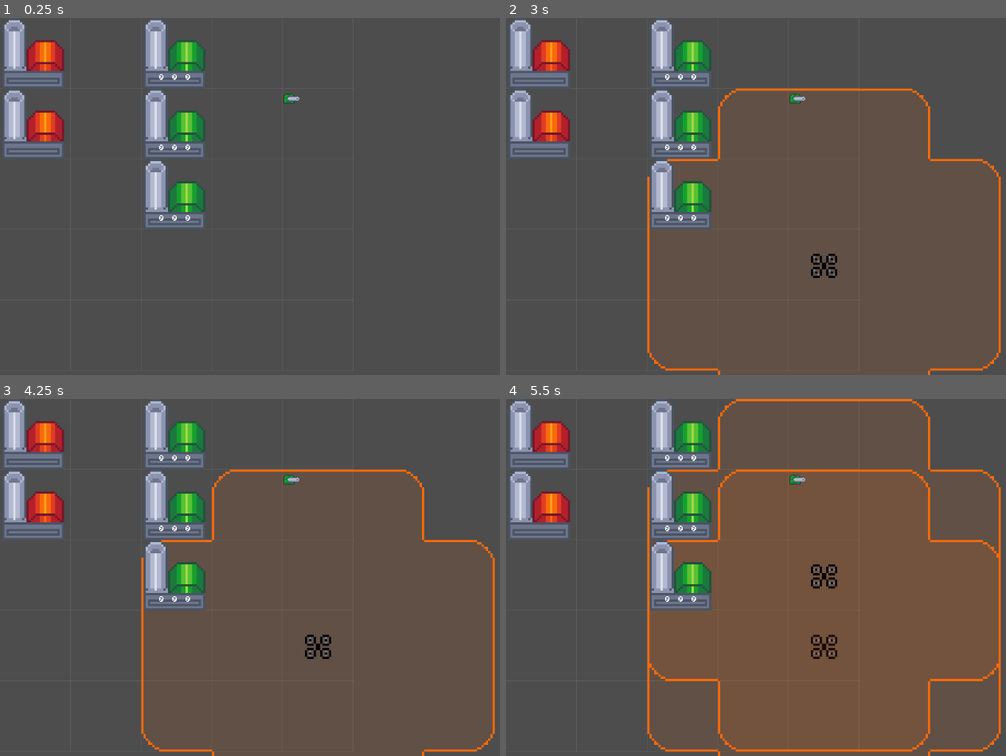
Above: before the commit, frames 1-4 (two rows, left to right).
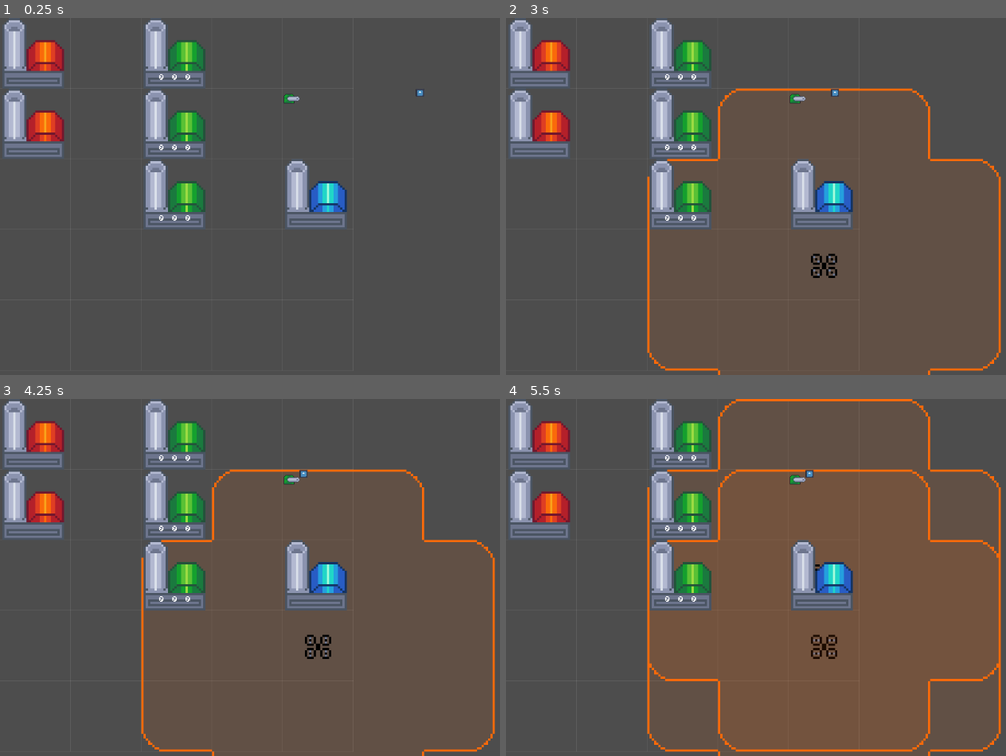
Above: after the commit, the same moments.

Repository: ZimtSnad/nauvis-enjoyers-bit-festival-2025
Game: Godot game, scene res://levels/level1.tscn
The game is run twice, just before and just after one commit, with the same random seed, the same clock (stepped at 60 frames per second) and the same inputs. This scene is started directly instead of the project's main scene. The engine's default icon, where the game draws it, is replaced by a stand-in: a white triangle on a blue panel in a dark square.
Inputs (mouse positions are in pixels of both pictures, inside the frame that each line leads up to):
- Up to frame 1 (0.25 s): no input
- Up to frame 2 (3 s): tap Enter at 0.5, 2 s; move the mouse to (966, 178) at 0.52 s; hold Right (ui_right) 0.53-1.28 s; click (966, 178) at 0.67 s; tap Space at 1.25, 2.75 s; move the mouse to (696, 214) at 1.27 s; hold Down (ui_down) 1.28-2.03 s; move the mouse to (886, 117) at 2.02 s; hold Right (ui_right) 2.03-2.78 s; move the mouse to (791, 267) at 2.77 s; hold Up (ui_up) from 2.78 s (still down); click (791, 267) at 2.92 s
- Up to frame 3 (4.25 s): move the mouse to (outside the picture) at 3.52 s; release Up (ui_up) at 3.53 s; hold Left (ui_left) from 3.53 s (still down)
- Up to frame 4 (5.5 s): tap Enter at 4.25 s; move the mouse to (631, 523) at 4.27 s; tap Space at 5 s; move the mouse to (856, 577) at 5.02 s; release Left (ui_left) at 5.03 s; hold Down (ui_down) from 5.03 s (still down); click (856, 577) at 5.17 s

The runs differ from the first frame. In frame 1, 1.6% of the frame differs, in the area x 57-85%, y 20-59%; in frame 2, 1.9%; in frame 3, 1.9%; in frame 4, 1.9%, in the area x 57-70%, y 19-60%.
Error before the commit: Parse Error: Identifier "AmmoStore" not declared in the current scope. (res://scripts/armatka.gd:52)

Commit message:
Fixed firing

Diff:
--- a/levels/level1.tscn
+++ b/levels/level1.tscn
@@ -6,6 +6,8 @@
 [ext_resource type="Script" uid="uid://chytpah4f07qp" path="res://scripts/GridDrawer.gd" id="4_xy4tn"]
 [ext_resource type="Script" uid="uid://g5vwv3yvhb5w" path="res://scripts/BeaconManager.gd" id="5_usj0q"]
 [ext_resource type="PackedScene" uid="uid://nukj5th3ij00" path="res://scenes/armatka.tscn" id="6_pdpul"]
+[ext_resource type="PackedScene" uid="uid://coqkswiy4vco4" path="res://scenes/ammo_crate.tscn" id="7_8hd6v"]
+[ext_resource type="PackedScene" uid="uid://cpks4hdyftaab" path="res://scenes/enemy.tscn" id="8_045es"]
 
 [node name="Node2D" type="Node2D"]
 
@@ -45,3 +47,11 @@
 
 [node name="Turret" parent="." instance=ExtResource("6_pdpul")]
 position = Vector2(512, 128)
+ammo_store_path = NodePath("../Ammo crate")
+
+[node name="Ammo crate" parent="." instance=ExtResource("7_8hd6v")]
+position = Vector2(512, 256)
+
+[node name="Enemy" parent="." instance=ExtResource("8_045es")]
+position = Vector2(768, 128)
+turret_path = NodePath("../Turret")
--- a/project.godot
+++ b/project.godot
@@ -15,6 +15,10 @@
 config/features=PackedStringArray("4.5", "GL Compatibility")
 config/icon="res://icon.svg"
 
+[autoload]
+
+AmmoStore="*res://scripts/ammo_store.gd"
+
 [global_group]
 
 enemies="Enemies xd"
--- a/scenes/ammo_crate.tscn
+++ b/scenes/ammo_crate.tscn
@@ -1,8 +1,10 @@
-[gd_scene load_steps=2 format=3 uid="uid://coqkswiy4vco4"]
+[gd_scene load_steps=3 format=3 uid="uid://coqkswiy4vco4"]
 
 [ext_resource type="Texture2D" uid="uid://cmja4fidlre8l" path="res://assets/sprites/factory3.png" id="1_pdg5y"]
+[ext_resource type="Script" uid="uid://ctfaxnf7e1y4n" path="res://scripts/ammo_store.gd" id="1_qq18h"]
 
 [node name="Ammo crate" type="Node2D"]
+script = ExtResource("1_qq18h")
 
 [node name="Sprite2D" type="Sprite2D" parent="."]
 position = Vector2(64, 64)
--- a/scenes/armatka.tscn
+++ b/scenes/armatka.tscn
@@ -4,8 +4,8 @@
 [ext_resource type="Texture2D" uid="uid://drd5fao185k1h" path="res://assets/sprites/dzialo.png" id="2_xxn75"]
 
 [sub_resource type="CapsuleShape2D" id="CapsuleShape2D_xxn75"]
-radius = 23.0
-height = 168.0
+radius = 18.0
+height = 220.0
 
 [node name="Turret" type="Node2D"]
 script = ExtResource("1_hls62")
--- a/scripts/armatka.gd
+++ b/scripts/armatka.gd
@@ -76,40 +76,3 @@
 		await timer.timeout
 
 	shooting = false
-
-
-
-
-	#var ammo_type := Ammo_store.choose_ammo_for_enemy(enemy.enemy_type, enemy.enemy_mod)
-	#
-	#if ammo_type == -1:
-		#print("Brak odpowiedniej amunicji na tego robaka!")
-		#return
-#
-	## próbujemy zużyć 1 sztukę ammo
-	#if not Ammo_store.try_consume(ammo_type, 1):
-		#print("Wybrana amunicja się skończyła (race condition)")
-		#return
-#
-	#print("Strzelam ammo:", ammo_type, " pozostało:", Ammo_store.get_amount(ammo_type))
-	#
-#
-	#while current_enemy != null and is_instance_valid(current_enemy):
-		## zadaj obrażenia:
-		##if not current_enemy.has_method("health"):
-			##print("bezpieczenstwo")
-			##break  # dla bezpieczeństwa
-#
-		#current_enemy.health -= damage
-		#print("fire, dmg:", damage, " enemy hp:", current_enemy.health)
-#
-		#if current_enemy.health <= 0:
-			#current_enemy.queue_free()
-			#current_enemy = null
-			#break
-#
-		## czekamy na timer (cooldown między strzałami)
-		#timer.start()
-		#await timer.timeout
-#
-	#shooting = false
Not shown: 1 places in levels/level1.tscn that only renumber resources
Not shown: 1 places in scenes/controllable_cam.tscn that only renumber resources
